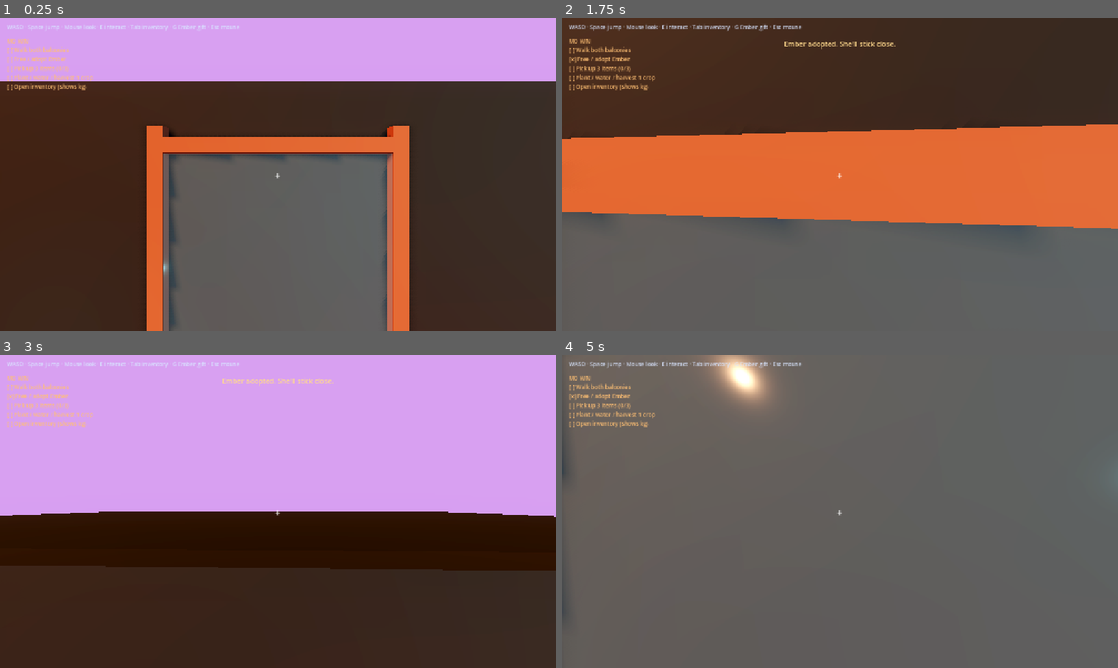
Above: before the commit, frames 1-4 (two rows, left to right).
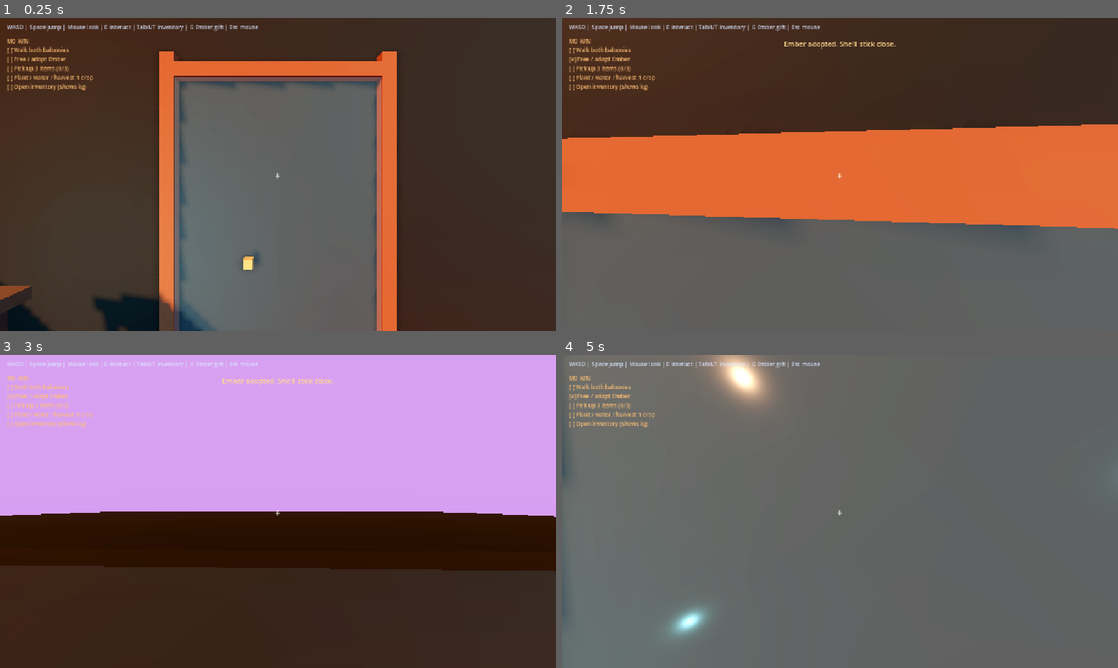
Above: after the commit, the same moments.

Repository: SpaceKitti/Studio
Game: Godot game, scene res://scenes/main.tscn
Two runs of this game, one before a commit and one after it. Both use one fixed random seed, a clock stepped at 60 frames per second and the inputs below.
Inputs (mouse positions are in pixels of both pictures, inside the frame that each line leads up to):
- Up to frame 1 (0.25 s): no input
- Up to frame 2 (1.75 s): tap Enter at 0.5 s; move the mouse to (867, 174) at 0.52 s; hold W (move_forward) from 0.53 s (still down); tap E (interact) at 0.6 s; click (867, 174) at 0.67 s; tap Space (jump) at 0.77, 1.07, 1.52 s; tap Tab at 0.8, 1.35 s; move the mouse to (812, 174) at 1.27 s; click (812, 174) at 1.42 s; tap I at 1.55 s
- Up to frame 3 (3 s): keep holding W (move_forward); tap Space (jump) at 1.82, 2.3, 2.85 s; move the mouse to (289, 505) at 2.02 s; tap I at 2.1 s; click (289, 505) at 2.17 s; move the mouse to (272, 517) at 2.77 s; click (272, 517) at 2.92 s
- Up to frame 4 (5 s): keep holding W (move_forward); tap Space (jump) at 3.02, 3.32, 3.77, 4.07, 4.52, 4.82 s; tap E (interact) at 3.05, 3.6 s; move the mouse to (878, 514) at 3.52 s; click (878, 514) at 3.67 s; tap Tab at 3.8, 4.35 s; tap T (inventory) at 4.15 s; move the mouse to (795, 508) at 4.27 s; click (795, 508) at 4.42 s; tap I at 4.55 s

The runs differ from the first frame. In frame 1, 40% of the frame differs, in the area x 0-100%, y 0-100%; in frame 2, 0.5%; in frame 3, 0.2%; in frame 4, 2.2%.

Commit message:
fix(M0): spawn faces gap, desk by home glass, inventory Tab/I/T, pot inboard
Player feet on home floor facing east toward jump; EngineeringTable stub beside apartment glass; HOME/NEIGHBOR labels; empty pot moved west of gap with safety lip; inventory action binds Tab+I+T and is polled in physics so Tab is not eaten.

Diff:
--- a/slice1/project.godot
+++ b/slice1/project.godot
@@ -59,7 +59,9 @@
 }
 inventory={
 "deadzone": 0.5,
-"events": [Object(InputEventKey,"resource_local_to_scene":fa …(140 unchanged characters)… d":false,"keycode":0,"physical_keycode":84,"key_label":0,"unicode":116,"location":0,"echo":false,"script":null)
+"events": [Object(InputEventKey,"resource_local_to_scene":fa …(140 unchanged characters)… d":false,"keycode":0,"physical_keycode":4194306,"key_label":0,"unicode":0,"location":0,"echo":false,"script":null)
+, Object(InputEventKey,"resource_local_to_scene":false,"resource_name":"","device":-1,"window_id":0,"alt_pressed":false,"shift_pressed":false,"ctrl_pressed":false,"meta_pressed":false,"pressed":false,"keycode":0,"physical_keycode":73,"key_label":0,"unicode":105,"location":0,"echo":false,"script":null)
+, Object(InputEventKey,"resource_local_to_scene":false,"resource_name":"","device":-1,"window_id":0,"alt_pressed":false,"shift_pressed":false,"ctrl_pressed":false,"meta_pressed":false,"pressed":false,"keycode":0,"physical_keycode":84,"key_label":0,"unicode":116,"location":0,"echo":false,"script":null)
 ]
 }
 
--- a/slice1/scenes/main.tscn
+++ b/slice1/scenes/main.tscn
@@ -14,7 +14,7 @@
 script = ExtResource("1_level")
 
 [node name="Player" type="CharacterBody3D" parent="."]
-transform = Transform3D(0, 0, 1, 0, 1, 0, -1, 0, 0, 2.0, 1.0, 0.0)
+transform = Transform3D(0, 0, 1, 0, 1, 0, -1, 0, 0, 2.2, 0.05, 0.0)
 collision_layer = 2
 collision_mask = 1
 floor_snap_length = 0.2
--- a/slice1/scripts/hud.gd
+++ b/slice1/scripts/hud.gd
@@ -30,7 +30,7 @@
 	prompt_label.offset_top = -96.0
 	prompt_label.offset_bottom = -40.0
 	toast_label.text = ""
-	help_label.text = "WASD · Space jump · Mouse look · E interact · Tab inventory · G Ember gift · Esc mouse"
+	help_label.text = "WASD | Space jump | Mouse look | E interact | Tab/I/T inventory | G Ember gift | Esc mouse"
 	inv_panel.visible = false
 	desk_panel.visible = false
 	craft_btn.disabled = true
--- a/slice1/scripts/level.gd
+++ b/slice1/scripts/level.gd
@@ -137,6 +137,18 @@
 	_box(bal, Vector3(0.1, 0.85, 1.8), Vector3(4.15, 0.42, -2.1), rail, "RailE_S")
 	_box(bal, Vector3(0.1, 0.85, 1.8), Vector3(4.15, 0.42, 2.1), rail, "RailE_N")
 
+	# Orientation markers
+	var home_lbl := Label3D.new()
+	home_lbl.name = "HomeLabel"
+	home_lbl.text = "HOME"
+	home_lbl.font_size = 64
+	home_lbl.pixel_size = 0.012
+	home_lbl.position = Vector3(2.1, 0.15, 0.0)
+	home_lbl.modulate = Color(0.4, 1.0, 0.85)
+	home_lbl.billboard = BaseMaterial3D.BILLBOARD_ENABLED
+	bal.add_child(home_lbl)
+
+
 	# Neon trim on rail
 	var trim := CSGBox3D.new()
 	trim.name = "RailNeon"
@@ -180,7 +192,7 @@
 	# Outdoor engineering table (desk) — craft disabled
 	var desk_root := Node3D.new()
 	desk_root.name = "EngineeringTable"
-	desk_root.position = Vector3(2.4, 0.0, 2.0)
+	desk_root.position = Vector3(1.6, 0.0, 1.8)
 	bal.add_child(desk_root)
 	_box(desk_root, Vector3(1.6, 0.07, 0.8), Vector3(0, 0.78, 0), Color(0.35, 0.28, 0.22), "Top")
 	_box(desk_root, Vector3(0.07, 0.78, 0.07), Vector3(-0.7, 0.39, -0.3), Color(0.25, 0.2, 0.18), "L1")
@@ -234,16 +246,19 @@
 	herbs.add_child(hcol)
 
 	# Empty plantable pot for plant → water → harvest path
-	_box(bal, Vector3(0.5, 0.35, 0.5), Vector3(3.3, 0.2, -2.2), Color(0.4, 0.28, 0.2), "EmptyPot")
+	_box(bal, Vector3(0.5, 0.35, 0.5), Vector3(1.9, 0.2, -1.85), Color(0.4, 0.28, 0.2), "EmptyPot")
 	var plant := Area3D.new()
 	plant.name = "HomePlantSpot"
-	plant.position = Vector3(3.3, 0.2, -2.2)
+	plant.position = Vector3(1.9, 0.2, -1.85)
 	plant.set_script(load("res://scripts/plant_spot.gd"))
 	plant.set("spot_name", "home pot")
 	plant.set("initial_state", 0) # EMPTY
 	plant.set("accept_seed_ids", PackedStringArray(["tomato_seed", "potato_seed"]))
 	bal.add_child(plant)
 	plant.add_to_group("interactable")
+	# Soft lip near empty pot so plant path stays on slab (away from east gap)
+	_box(bal, Vector3(1.2, 0.14, 0.12), Vector3(1.9, 0.05, -2.35), Color(0.5, 0.4, 0.35), "PotSafetyLip")
+
 
 	# Ember starts behind glass (inside black volume side, visible through glass)
 	var ember := CharacterBody3D.new()
@@ -295,6 +310,16 @@
 	_box(nb, Vector3(0.1, 0.85, 1.8), Vector3(6.45, 0.42, -2.1), rail, "RailW_S")
 	_box(nb, Vector3(0.1, 0.85, 1.8), Vector3(6.45, 0.42, 2.1), rail, "RailW_N")
 	_box(nb, Vector3(0.1, 0.85, 6.0), Vector3(10.95, 0.42, 0.0), rail, "RailE")
+	var nbr_lbl := Label3D.new()
+	nbr_lbl.name = "NeighborLabel"
+	nbr_lbl.text = "NEIGHBOR"
+	nbr_lbl.font_size = 64
+	nbr_lbl.pixel_size = 0.012
+	nbr_lbl.position = Vector3(8.7, 0.15, 0.0)
+	nbr_lbl.modulate = Color(1.0, 0.55, 0.75)
+	nbr_lbl.billboard = BaseMaterial3D.BILLBOARD_ENABLED
+	nb.add_child(nbr_lbl)
+
 
 	# Neighbor building face
 	_box(nb, Vector3(0.3, 3.2, 6.2), Vector3(11.2, 1.5, 0.0), Color(0.22, 0.18, 0.24), "NeighborWall")
--- a/slice1/scripts/player.gd
+++ b/slice1/scripts/player.gd
@@ -1,5 +1,5 @@
 extends CharacterBody3D
-## First-person player. FOV 65. Look-at + E. Tab inventory.
+## First-person player. FOV 65. Look-at + E. Tab/I/T inventory.
 
 const SPEED := 4.6
 const JUMP_VELOCITY := 5.6
@@ -38,9 +38,6 @@
 					Input.mouse_mode = Input.MOUSE_MODE_VISIBLE
 				else:
 					Input.mouse_mode = Input.MOUSE_MODE_CAPTURED
-			KEY_TAB, KEY_I:
-				if _hud and _hud.has_method("toggle_inventory"):
-					_hud.call("toggle_inventory")
 			KEY_G:
 				# Debug Ember gift
 				var ember := get_tree().get_first_node_in_group("ember")
@@ -77,6 +74,9 @@
 
 	if Input.is_action_just_pressed("interact"):
 		_try_interact()
+	if Input.is_action_just_pressed("inventory"):
+		if _hud and _hud.has_method("toggle_inventory"):
+			_hud.call("toggle_inventory")
 
 func _respawn() -> void:
 	global_transform = _spawn_xform
